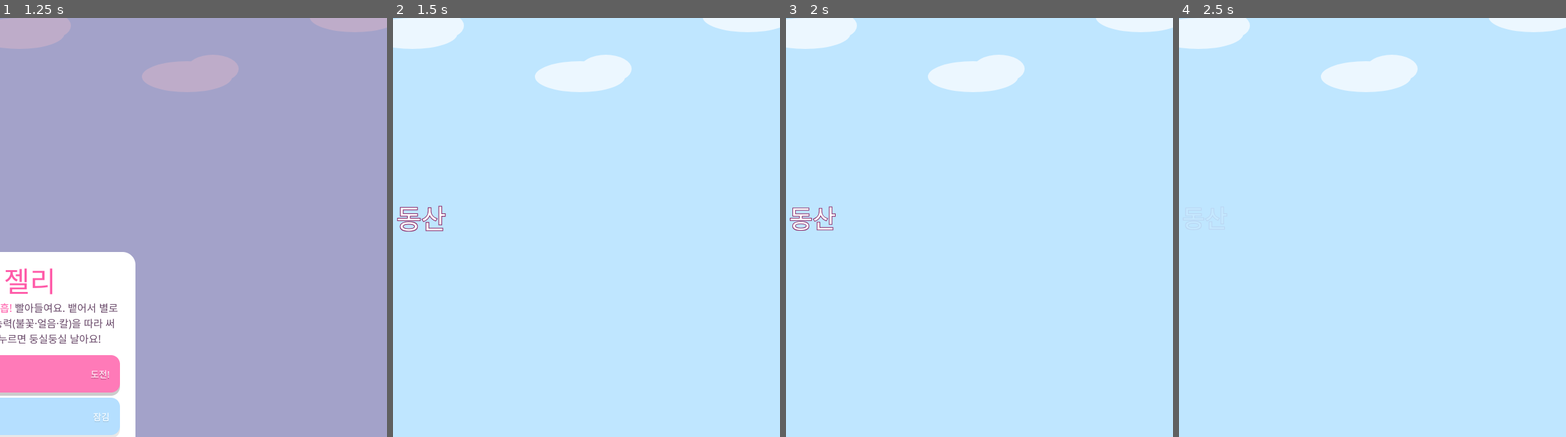
Above: before the commit, frames 1-4 (left to right).
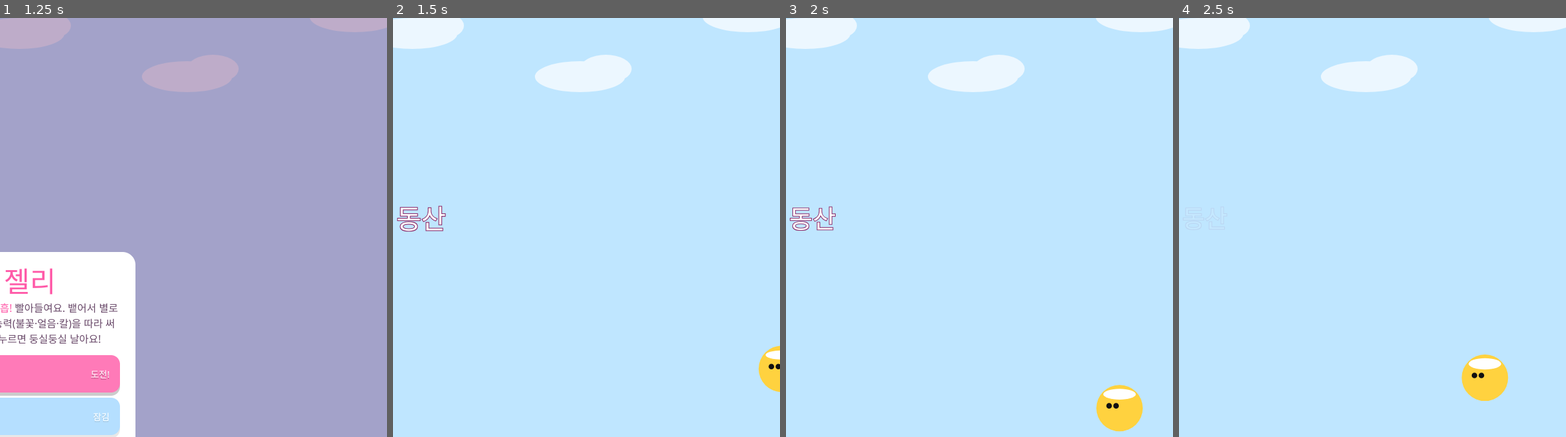
Above: after the commit, the same moments.

Repository: changbaebang/games
Game: browser game, page index.html
Two runs of this game, one before a commit and one after it. Both use one fixed random seed, a clock stepped at 60 frames per second and the inputs below.
Inputs (mouse positions are % of the whole screen's width and height, from its top left):
- Up to frame 1 (1.25 s): click (50, 100) at 0.27 s
- Up to frame 2 (1.5 s): click "1. 구름 동산 도전!" at 1.27 s
- Up to frame 3 (2 s): tap K at 1.52 s
- Up to frame 4 (2.5 s): click "II" at 2.02 s; tap P at 2.27 s
The pictures show only the part of the screen within x 50-100%, y 4-54%; the shares and areas given below are measured in that part.

Frame 1 is identical in both runs. In frame 2, 0.5% of the frame differs, in the area x 94-100%, y 78-90%; in frame 3, 1.1%; in frame 4, 1.1%, in the area x 73-86%, y 80-92%.

Commit message:
Gulp jelly: keep flying enemies above the ground
Co-Authored-By: Claude Opus 5.5 <noreply@anthropic.com>
Claude-Session: https://claude.ai/code/session_013b7kDkabhtGQ9kPgaTnt5Z

Diff:
--- a/gulp-jelly/game.js
+++ b/gulp-jelly/game.js
@@ -15,7 +15,7 @@
     if(c==='P'){pl.x=x+.5;pl.y=y+1;map[y][x]='.'}
     else if(c==='D'){door={x:x+.5,y:y+1};map[y][x]='.'}
     else if(c==='*'){stars.push({x:x+.5,y:y+.5,got:false});map[y][x]='.'}
-    else if(D.enemies[c]){const E=D.enemies[c];let yy=y;while(yy>0&&solid(x+.5,yy+.5))yy--;enemies.push({k:c,E,x:x+.5,y:yy+1,vx:-E.speed,vy:0,hp:E.hp,fly:!!E.fly,by:yy+.5,ph:Math.random()*6,frozen:0,kick:0,dead:false,hit:0});map[y][x]='.'}}}
+    else if(D.enemies[c]){const E=D.enemies[c];let yy=y;while(yy>0&&solid(x+.5,yy+.5))yy--;enemies.push({k:c,E,x:x+.5,y:yy+1,vx:-E.speed,vy:0,hp:E.hp,fly:!!E.fly,by:E.fly?yy-2:yy+.5,ph:Math.random()*6,frozen:0,kick:0,dead:false,hit:0});map[y][x]='.'}}}
 const tile=(x,y)=>{const tx=Math.floor(x),ty=Math.floor(y);if(tx<0||tx>=MW)return '#';if(ty<0)return '.';if(ty>=MH)return '.';return map[ty][tx]};
 const solid=(x,y)=>{const t=tile(x,y);return t==='#'||t==='='};
 const plat=(x,y)=>tile(x,y)==='-';
@@ -82,7 +82,7 @@
     if(e.frozen>0){e.frozen-=dt;if(e.kick){e.x+=e.kick*dt;for(const o of enemies){if(o!==e&&!o.dead&&Math.abs(o.x-e.x)<.8&&Math.abs(o.y-e.y)<1)hitEnemy(o,2,'ice')}if(solid(e.x+Math.sign(e.kick)*.5,e.y-.4)){e.dead=true;fx.push({k:'pop',x:e.x,y:e.y-.4,t:.35});snd('crack')}}
       else if(Math.abs(e.x-pl.x)<.8&&Math.abs(e.y-pl.y)<.8){e.kick=pl.face*12;snd('swap')}continue}
     if(e.sucked){e.sucked=false;continue}
-    if(e.fly){e.x+=e.vx*dt;e.ph+=dt*3;e.y=e.by+Math.sin(e.ph)*1.2;if(solid(e.x+Math.sign(e.vx)*.5,e.y-.4))e.vx=-e.vx}
+    if(e.fly){e.x+=e.vx*dt;e.ph+=dt*3;for(let k=0;k<4&&(solid(e.x,e.by+1.3)||solid(e.x,e.by));k++)e.by-=.5;e.y=e.by+Math.sin(e.ph)*1.2;if(solid(e.x+Math.sign(e.vx)*.5,e.y-.4))e.vx=-e.vx}
     else{e.vy=Math.min(16,e.vy+PP.gravity*dt);const b={x:e.x,y:e.y,vx:e.vx,vy:e.vy,w:.8,h:.8};moveBody(b,dt,false);e.x=b.x;e.y=b.y;e.vy=b.vy;
       if(b.vx===0||(b.ground&&!solid(e.x+Math.sign(e.vx)*.6,e.y+.2)&&!plat(e.x+Math.sign(e.vx)*.6,e.y+.2)))e.vx=-(e.vx||e.E.speed);
       if(Math.abs(e.vx)<e.E.speed)e.vx=Math.sign(e.vx||-1)*e.E.speed;if(e.y>MH+2)e.dead=true}
--- a/sw.js
+++ b/sw.js
@@ -1,5 +1,5 @@
 /* 미니 게임 오락실 서비스워커: 한 번 열어 본 게임은 오프라인에서도 열린다 */
-const VERSION='arcade-v50';
+const VERSION='arcade-v51';
 const PRECACHE=["./", "index.html", "manifest.webmanifest", "common/arcade.js", "icons/icon-192.png", "icons/icon-512.p …(3725 unchanged characters)…
 self.addEventListener('install',e=>{e.waitUntil(caches.open(VERSION).then(c=>Promise.all(PRECACHE.map(u=>c.add(new Request(u,{cache:'reload'})).catch(()=>{})))).then(()=>self.skipWaiting()))});
 self.addEventListener('activate',e=>{e.waitUntil(caches.keys().then(ks=>Promise.all(ks.filter(k=>k!==VERSION).map(k=>caches.delete(k)))).then(()=>self.clients.claim()))});
